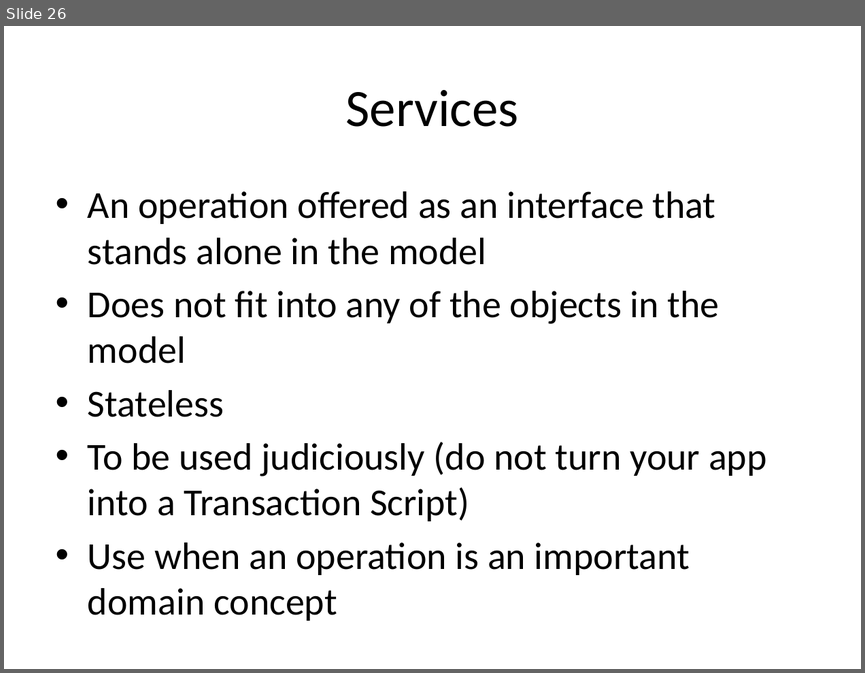
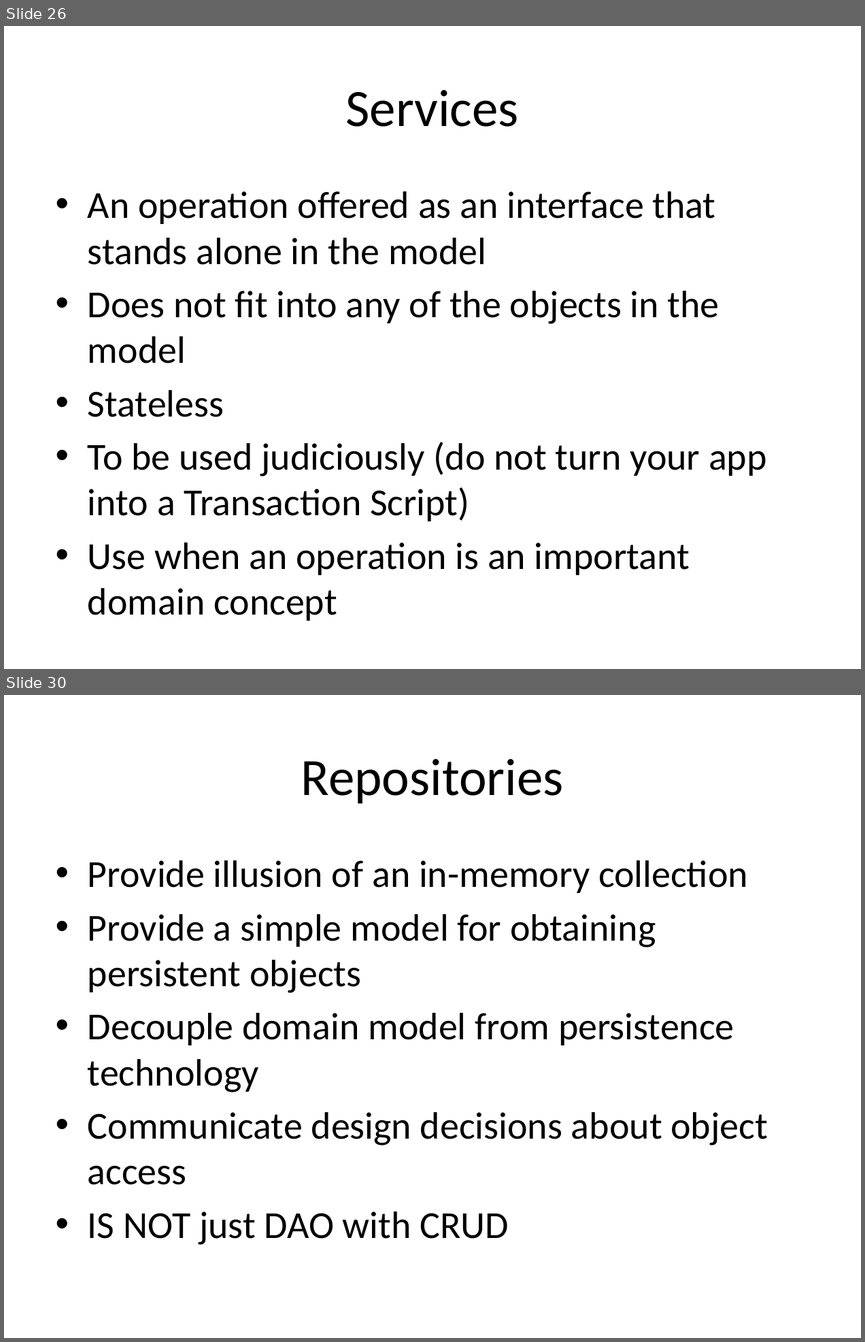
Before and after one commit to arturtv/dddpresentation, a slide deck: Domain-DrivenDesign.A.Trosin.pptx. Shown one above the other, each under a label of ours: slide 26 before the commit, slides 26 and 30 after it; the slides between them are not shown. The pictures are 865x673 and 865x1342 pixels, drawn with LibreOffice and Linux fonts; fonts in the diff are those of the drawing. Boxes give left, top, right and bottom in pixels: in the first picture for what was removed or moved away, otherwise in the second. Text is boxed around its words. In the diff, an @@ line names an element or a change of style, - is before the commit and + after.

```diff
--- a/Domain-DrivenDesign.A.Trosin.pptx
+++ b/Domain-DrivenDesign.A.Trosin.pptx
@@ slide 30 added at [4, 695, 861, 1338], background #FFFFFF @@
@@ title added at [301, 759, 564, 804], 44 pt, text #000000 @@
+Repositories
@@ text added at [88, 860, 768, 1244], 32 pt, text #000000 @@
+• Provide illusion of an in-memory collection
+• Provide a simple model for obtaining persistent objects
+• Decouple domain model from persistence technology
+• Communicate design decisions about object access
+• IS NOT just DAO with CRUD
```
Also in this commit, not shown: 1 slide changed, 2 other slides added.
